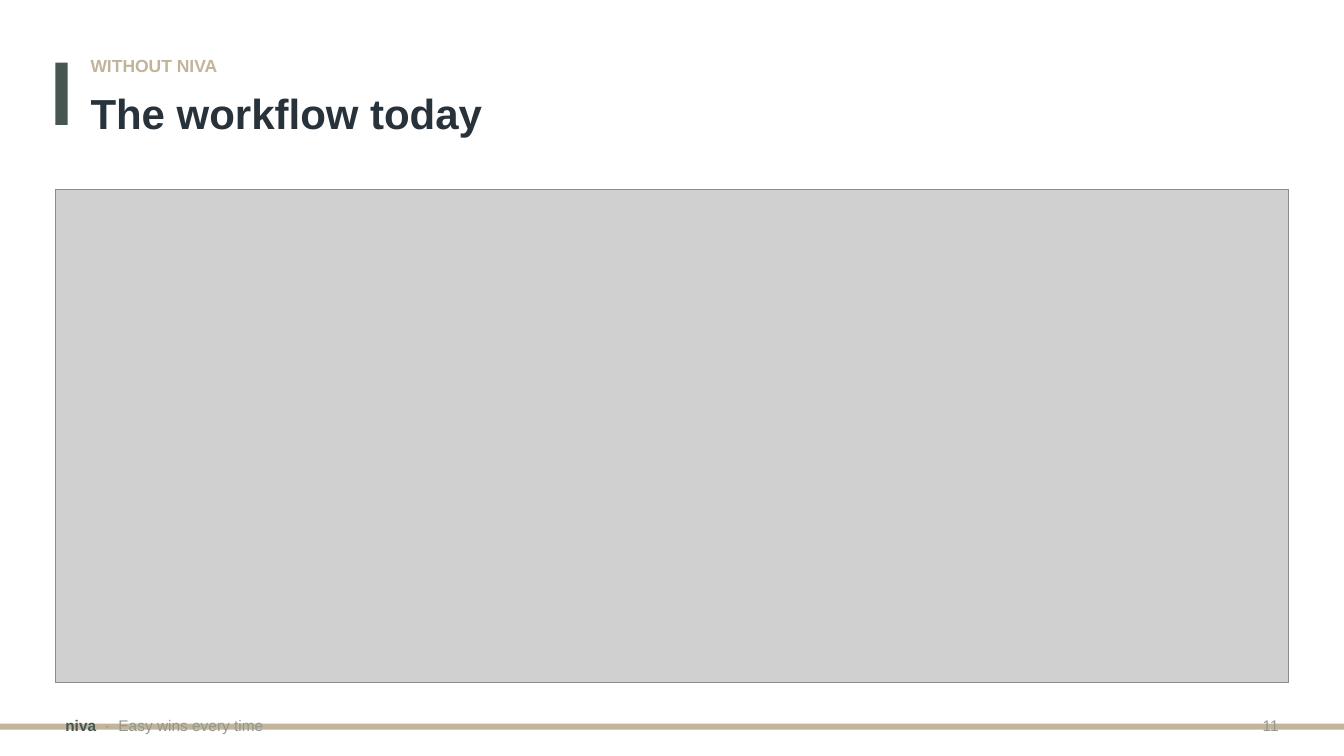
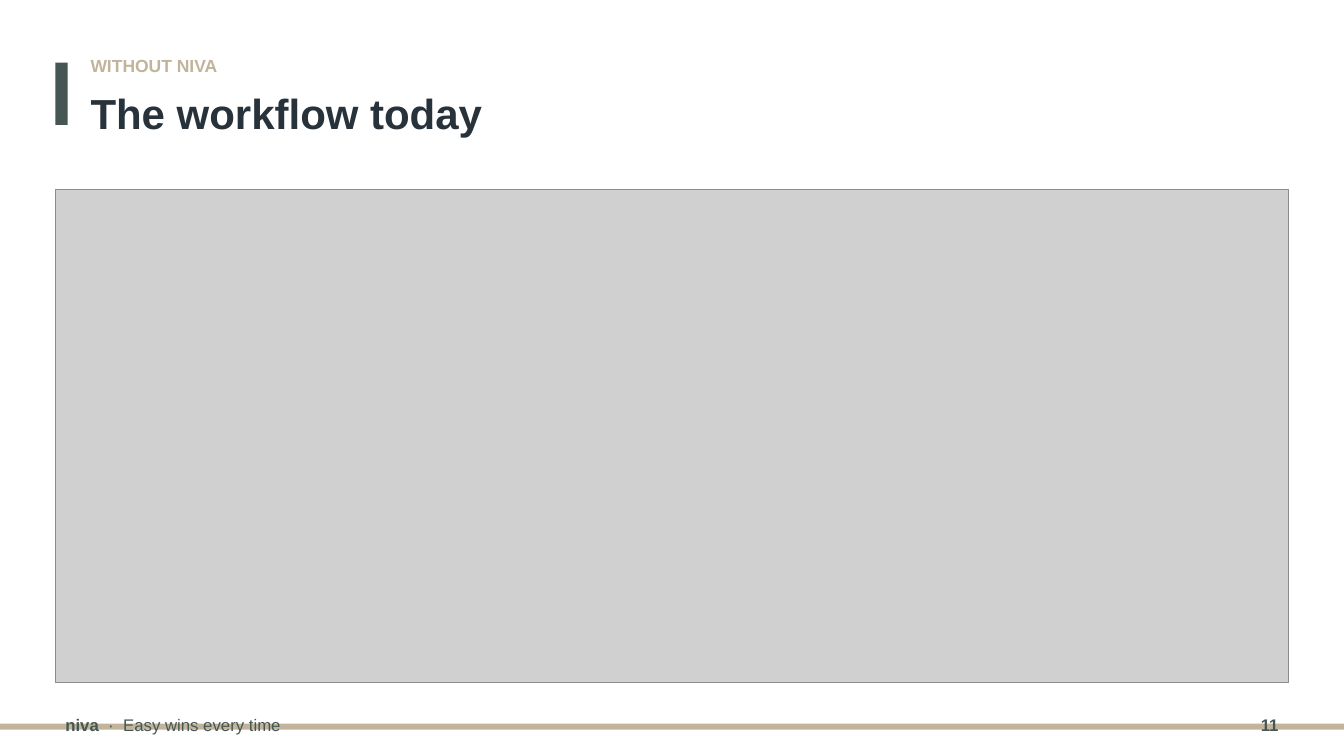
Before and after one commit to johnzastrow/niva, a slide deck: slide 11 of presentation/niva_pitch.pptx. Drawn at 1344x756 pixels with LibreOffice and Linux fonts; fonts in the diff are those of the drawing; grey boxes stand for pictures. Boxes give left, top, right and bottom in pixels: in the first picture for what was removed or moved away, otherwise in the second. Text is boxed around its words. In the diff, an @@ line names an element or a change of style, - is before the commit and + after.

```diff
--- a/presentation/niva_pitch.pptx
+++ b/presentation/niva_pitch.pptx
@@ text "niva · Easy wins every ..." at [65, 719, 281, 735]: size 11 to 12 pt; text colour #92988E to #465753 in "· Easy wins every time" @@
@@ text "11" at [1261, 717, 1279, 735]: size 11 to 12 pt, text colour #92988E to #465753, bold on @@
```
Also in this commit, not shown: 13 other slides changed, 2 slides added, 4 other files.
